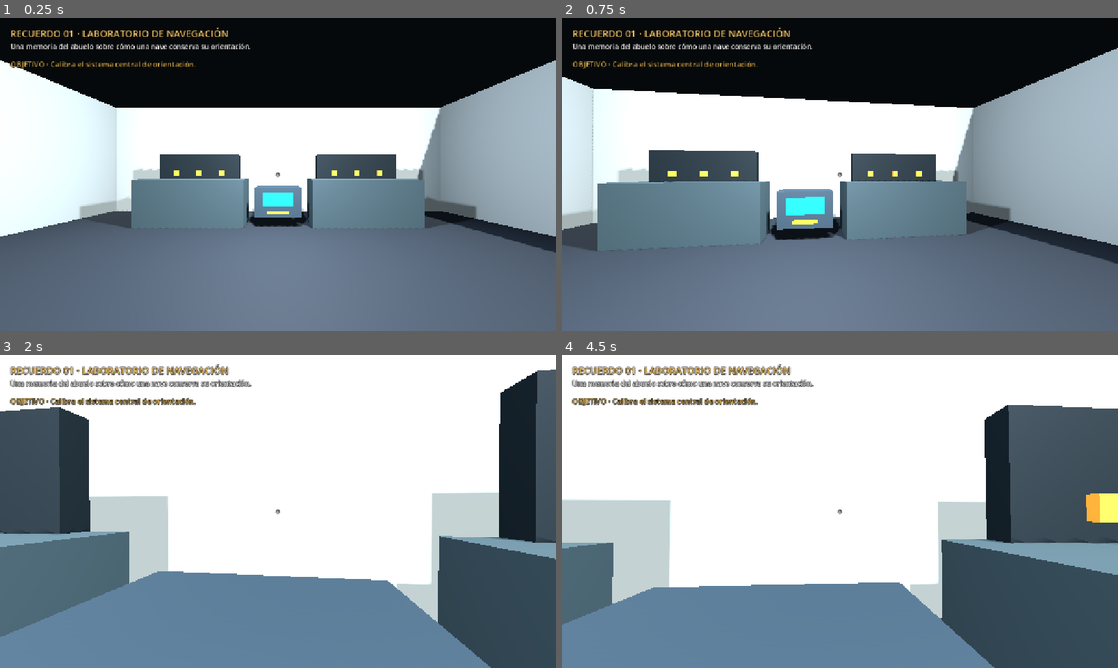
Above: before the commit, frames 1-4 (two rows, left to right).
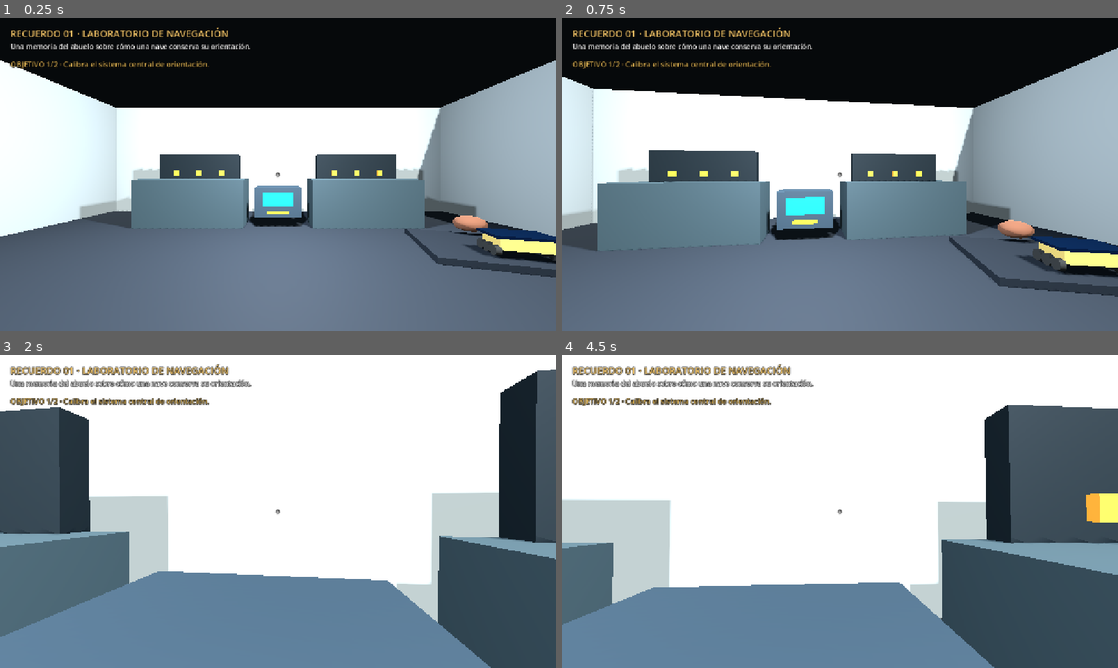
Above: after the commit, the same moments.

Repository: IDozy/starlightlegacy
Game: Godot game, scene res://levels/nasa_memory_01/nasa_memory_01.tscn
Two runs of this game, one before a commit and one after it. Both use one fixed random seed, a clock stepped at 60 frames per second and the inputs below. This scene is started directly instead of the project's main scene.
Inputs (mouse positions are in pixels of both pictures, inside the frame that each line leads up to):
- Up to frame 1 (0.25 s): no input
- Up to frame 2 (0.75 s): tap Enter at 0.5 s; move the mouse to (867, 174) at 0.52 s; hold W from 0.53 s (still down); tap E at 0.6 s; click (867, 174) at 0.67 s
- Up to frame 3 (2 s): keep holding W; tap Space at 0.77, 1.52 s; move the mouse to (250, 511) at 1.27 s; tap Enter at 1.35 s
- Up to frame 4 (4.5 s): keep holding W; tap Space at 2, 3.02, 3.77, 4.25 s; move the mouse to (851, 505) at 2.02 s; tap K at 2.1, 4.35 s; move the mouse to (834, 517) at 2.77 s; tap E at 2.85 s; click (834, 517) at 2.92 s; tap Enter at 3.5, 3.6 s; move the mouse to (878, 514) at 3.52 s; move the mouse to (795, 508) at 4.27 s

The runs differ from the first frame. In frame 1, 2.4% of the frame differs, in the area x 8-100%, y 13-83%; in frame 2, 3.1%, in the area x 8-100%, y 13-90%; in frame 3, 0.5%; in frame 4, 0.5%.

Commit message:
feat: connect Sojourner story to memory progression

Diff:
--- a/levels/nasa_memory_01/nasa_memory_01.gd
+++ b/levels/nasa_memory_01/nasa_memory_01.gd
@@ -2,7 +2,10 @@
 
 const SCENE_PORTAL := preload("res://systems/navigation/scene_portal.tscn")
 const ORIENTATION_CHALLENGE := preload("res://systems/gameplay/orientation_challenge.tscn")
+const SOJOURNER_CHALLENGE := preload("res://systems/gameplay/sojourner_scan_challenge.tscn")
+
 const ORIENTATION_DISCOVERY_ID := "gyroscopic_orientation"
+const SOJOURNER_DISCOVERY_ID := "sojourner_apxs"
 
 const FLOOR_COLOR := Color(0.14, 0.16, 0.18)
 const WALL_COLOR := Color(0.62, 0.64, 0.62)
@@ -17,6 +20,7 @@
 @onready var narration_label: Label = $HUD/Narration
 
 var _orientation_challenge: Node = null
+var _sojourner_challenge: Node = null
 var _return_portal: Node = null
 
 
@@ -28,11 +32,13 @@
 	interaction_prompt.visible = false
 	narration_label.visible = false
 
-	if _has_completed_orientation_discovery():
-		_orientation_challenge.call("set_completed_state", true)
-		_unlock_return_portal(false)
-	else:
-		objective_label.text = "OBJETIVO · Calibra el sistema central de orientación."
+	var orientation_done := _has_discovery(ORIENTATION_DISCOVERY_ID)
+	var sojourner_done := _has_discovery(SOJOURNER_DISCOVERY_ID)
+
+	_orientation_challenge.call("set_completed_state", orientation_done)
+	_sojourner_challenge.call("set_completed_state", sojourner_done)
+
+	_update_memory_progress(false)
 
 
 func _on_interaction_prompt_changed(prompt: String) -> void:
@@ -48,28 +54,51 @@
 
 
 func _on_orientation_challenge_completed() -> void:
-	_unlock_return_portal(true)
+	narration_label.text = "Abuelo: Muy bien. Ahora deja la simulación y mira aquella pequeña máquina. Esa sí quedó en Marte."
+	narration_label.visible = true
+	_update_memory_progress(false)
 
 
-func _unlock_return_portal(show_narration: bool) -> void:
+func _on_sojourner_challenge_completed() -> void:
+	narration_label.text = "Abuelo: Sojourner era pequeño, pero demostró que un rover podía recorrer otro planeta y acercar instrumentos directamente a sus rocas."
+	narration_label.visible = true
+	_update_memory_progress(true)
+
+
+func _update_memory_progress(show_completion_narration: bool) -> void:
+	var orientation_done := _has_discovery(ORIENTATION_DISCOVERY_ID)
+	var sojourner_done := _has_discovery(SOJOURNER_DISCOVERY_ID)
+
+	if not orientation_done:
+		objective_label.text = "OBJETIVO 1/2 · Calibra el sistema central de orientación."
+		return
+
+	if not sojourner_done:
+		objective_label.text = "OBJETIVO 2/2 · Opera Sojourner y analiza la roca con su APXS."
+		return
+
+	_unlock_return_portal()
+
+	if show_completion_narration:
+		narration_label.text = "Abuelo: La misión terminó hace décadas, pero Sojourner sigue en Ares Vallis. Lo que aprendimos con él abrió camino a los rovers que vinieron después."
+		narration_label.visible = true
+
+
+func _unlock_return_portal() -> void:
 	if _return_portal == null:
 		_return_portal = SCENE_PORTAL.instantiate()
 		_return_portal.position = Vector3(0.0, 0.65, 4.6)
 		add_child(_return_portal)
 
-	objective_label.text = "RECUERDO COMPLETADO · Regresa al taller."
-
-	if show_narration:
-		narration_label.text = "Abuelo: Un giroscopio no necesita saber dónde está la nave; necesita conservar una referencia para saber cómo está orientada."
-		narration_label.visible = true
+	objective_label.text = "RECUERDO COMPLETADO · 2 conocimientos registrados · Regresa al taller."
 
 
-func _has_completed_orientation_discovery() -> bool:
+func _has_discovery(discovery_id: String) -> bool:
 	var registry := get_node_or_null("/root/KnowledgeRegistry")
 	if registry == null or not registry.has_method("has_discovery"):
 		return false
 
-	return bool(registry.call("has_discovery", ORIENTATION_DISCOVERY_ID))
+	return bool(registry.call("has_discovery", discovery_id))
 
 
 func _build_environment() -> void:
@@ -123,6 +152,13 @@
 	_orientation_challenge.connect("challenge_completed", _on_orientation_challenge_completed)
 	add_child(_orientation_challenge)
 
+	_sojourner_challenge = SOJOURNER_CHALLENGE.instantiate()
+	_sojourner_challenge.position = Vector3(4.35, 0.14, -1.25)
+	_sojourner_challenge.rotation_degrees = Vector3(0.0, -18.0, 0.0)
+	_sojourner_challenge.connect("challenge_active_changed", _on_challenge_active_changed)
+	_sojourner_challenge.connect("challenge_completed", _on_sojourner_challenge_completed)
+	add_child(_sojourner_challenge)
+
 
 func _create_static_box(
 	box_name: String,
